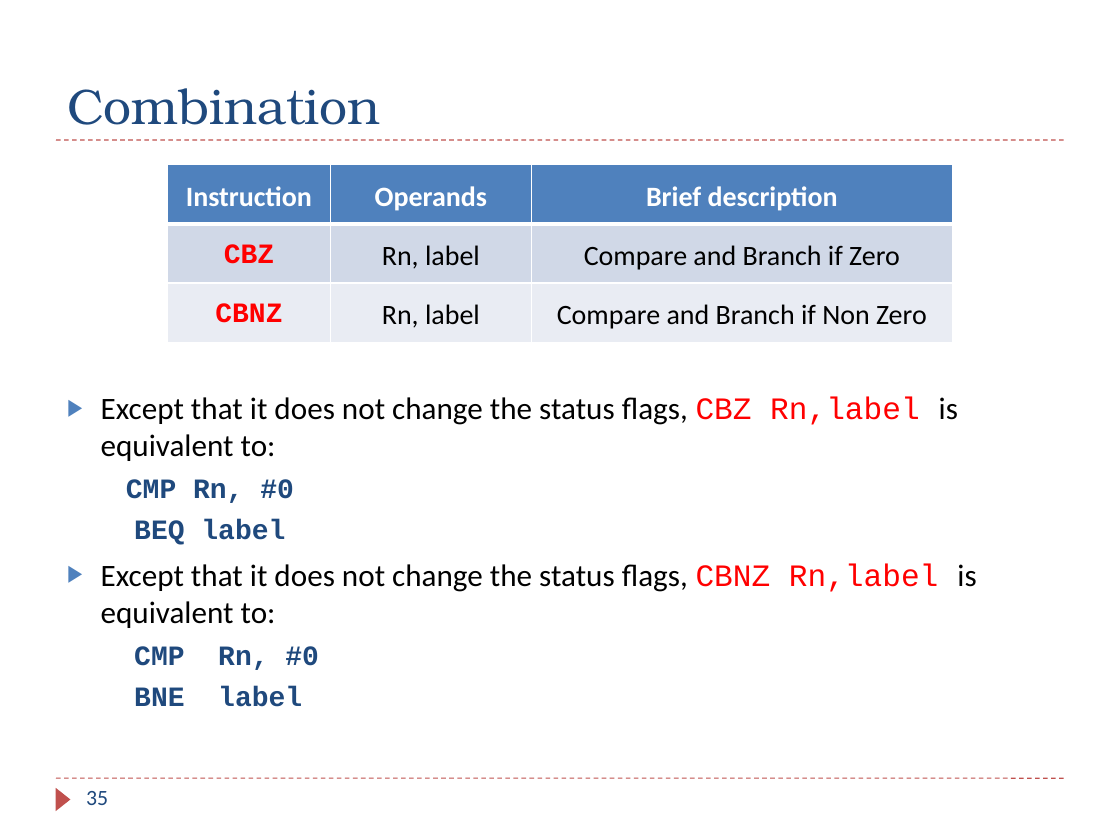
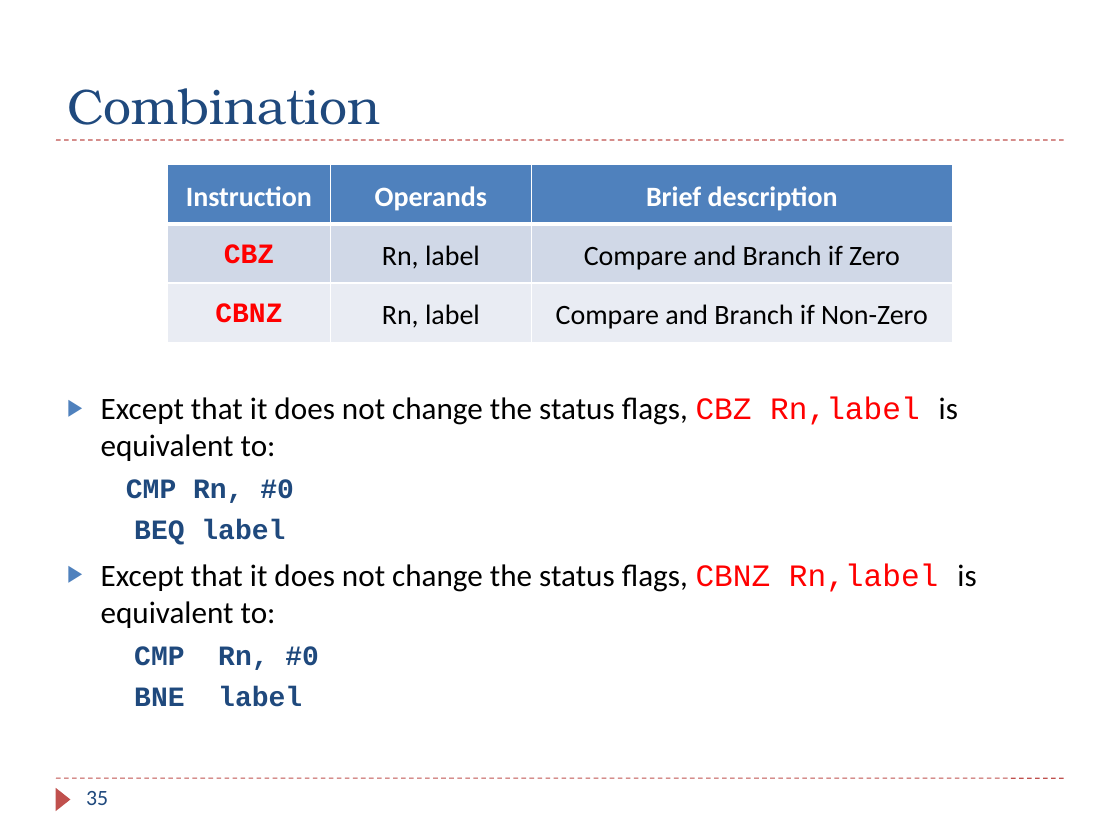
Before and after one commit to guhofstra/CSC111Fa25, a slide deck: slide 35 of PPTs/bak/Textbook Lecture_Slides_V3/Chapter_06_ARM_Flow_Control.pptx. Drawn at 1120x840 pixels with LibreOffice and Linux fonts; fonts in the diff are those of the drawing. Boxes give left, top, right and bottom in pixels: in the first picture for what was removed or moved away, otherwise in the second. Text is boxed around its words. In the diff, an @@ line names an element or a change of style, - is before the commit and + after.

```diff
--- a/PPTs/bak/Textbook Lecture_Slides_V3/Chapter_06_ARM_Flow_Control.pptx
+++ b/PPTs/bak/Textbook Lecture_Slides_V3/Chapter_06_ARM_Flow_Control.pptx
@@ table at [167,165,952,343] @@
-row 3, column 3: Compare and Branch if Non Zero
+row 3, column 3: Compare and Branch if Non-Zero
```
Also in this commit, not shown: 19 other slides changed, 1 slide added, 3 slides removed, 44 other files.
